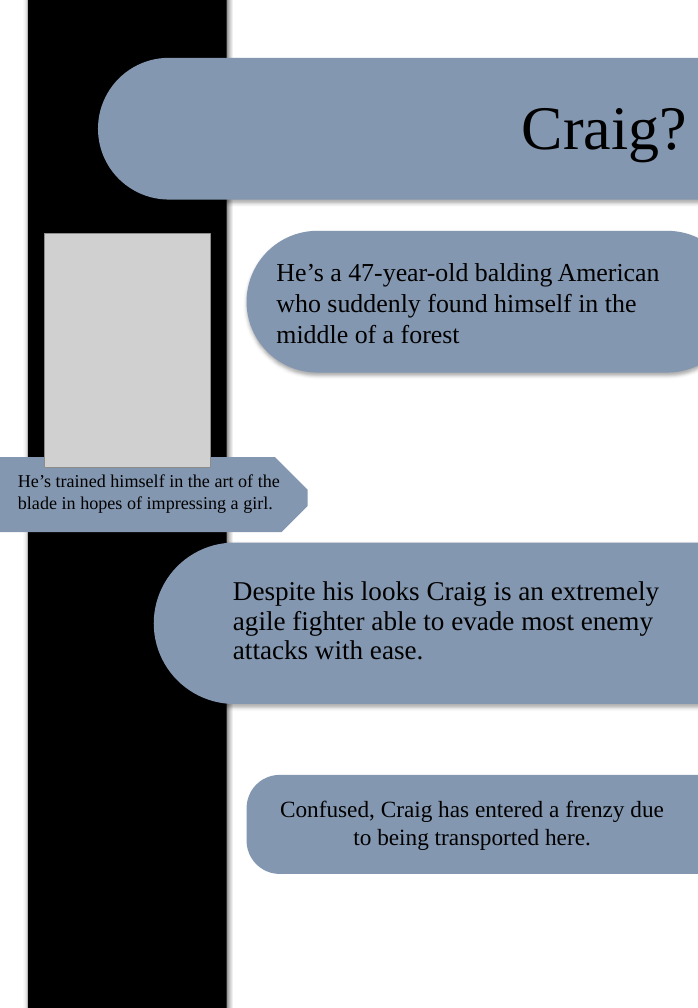
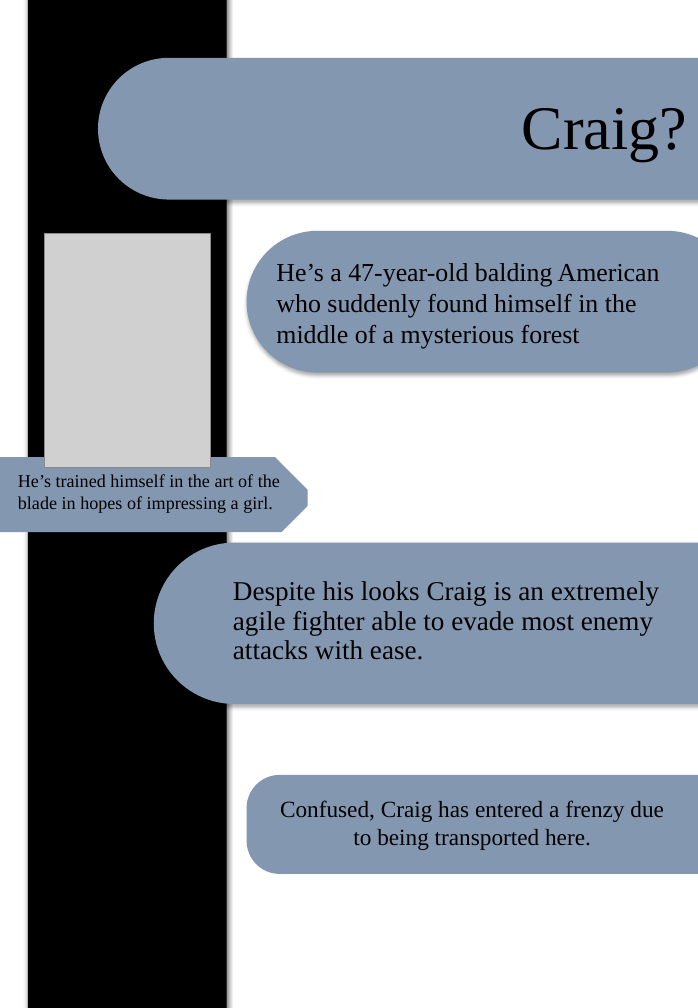
Before and after one commit to ponyfan88/Craigs-Adventure, a slide deck: slide 4 of Manual assets/maNUAL.pptx. Drawn at 698x1008 pixels with LibreOffice and Linux fonts; fonts in the diff are those of the drawing; grey boxes stand for pictures. Boxes give left, top, right and bottom in pixels: in the first picture for what was removed or moved away, otherwise in the second. Text is boxed around its words. In the diff, an @@ line names an element or a change of style, - is before the commit and + after.

```diff
--- a/Manual assets/maNUAL.pptx
+++ b/Manual assets/maNUAL.pptx
@@ text in rounded rectangle at [276,263,660,349]: text changed @@
-He’s a 47-year-old balding American who suddenly found himself in the middle of a forest
+He’s a 47-year-old balding American who suddenly found himself in the middle of a mysterious forest
```
Also in this commit, not shown: 4 other slides changed, 1 other file.
